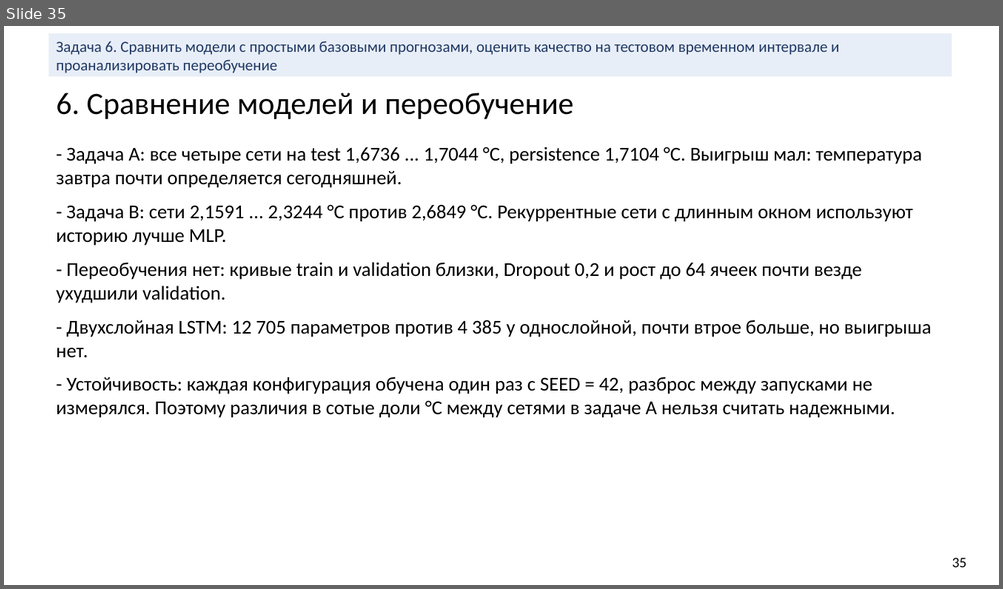
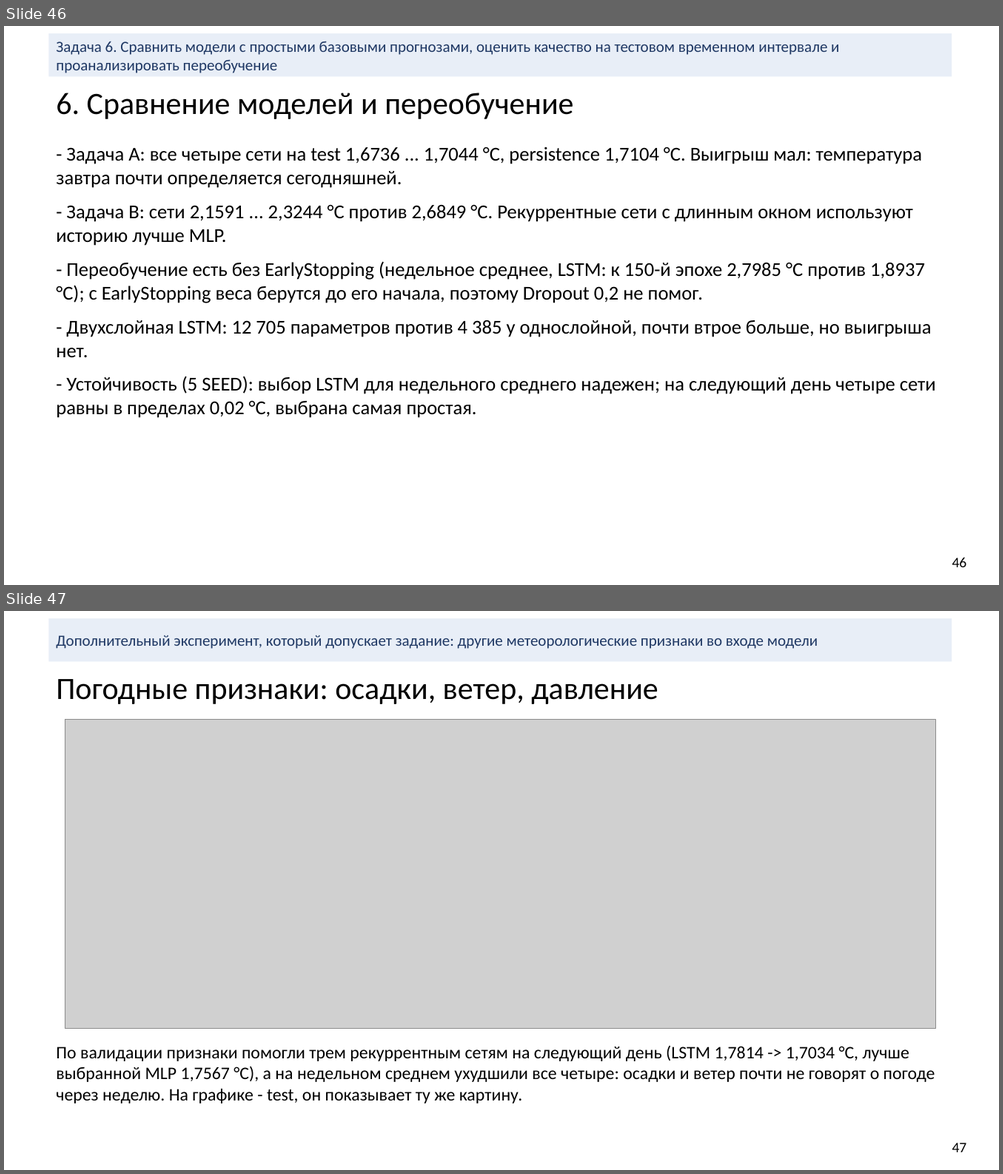
Before and after one commit to bigflyy/nn-uni, a slide deck: labs/lab2/nn-lab-2.pptx. Shown one above the other, each under a label of ours: slide 35 before the commit, slides 46 and 47 after it. The pictures are 1003x589 and 1003x1174 pixels, drawn with LibreOffice and Linux fonts; fonts in the diff are those of the drawing; grey boxes stand for pictures. Boxes give left, top, right and bottom in pixels: in the first picture for what was removed or moved away, otherwise in the second. Text is boxed around its words. In the diff, an @@ line names an element or a change of style, - is before the commit and + after.

Commit message:
lab2: charts in °C, no-EarlyStopping and stability experiments, new deck slides

```diff
--- a/labs/lab2/nn-lab-2.pptx
+++ b/labs/lab2/nn-lab-2.pptx
@@ slide 47 added at box(4, 611, 999, 1170), background #FFFFFF @@
@@ rectangle added at box(48, 618, 951, 662), fill #E8EEF7, 15 pt, text #1F3864 @@
+Дополнительный эксперимент, который допускает задание: другие метеорологические признаки во входе модели
@@ text added at box(56, 679, 658, 704), 30 pt, text #000000 @@
+Погодные признаки: осадки, ветер, давление
@@ picture added at box(65, 719, 936, 1029) @@
@@ text added at box(56, 1046, 935, 1104), 17 pt, text #000000 @@
+По валидации признаки помогли трем рекуррентным сетям на следующий день (LSTM 1,7814 -> 1,7034 °C, лучше выбранной MLP 1,7567 °C), а на недельном среднем ухудшили все четыре: осадки и ветер почти не говорят о погоде через неделю. На графике - test, он показывает ту же картину.
@@ text added at box(952, 1143, 967, 1153), 14 pt, text #000000 @@
+47
@@ what was slide 35 is now slide 46 @@
@@ slide 46 changed as well @@
@@ text at box(56, 261, 925, 304): text changed @@
-- Переобучения нет: кривые train и validation близки, Dropout 0,2 и рост до 64 ячеек почти везде ухудшили validation.
+- Переобучение есть без EarlyStopping (недельное среднее, LSTM: к 150-й эпохе 2,7985 °C против 1,8937 °C); с EarlyStopping веса берутся до его начала, поэтому Dropout 0,2 не помог.
@@ text at box(56, 376, 936, 418): text changed @@
-- Устойчивость: каждая конфигурация обучена один раз с SEED = 42, разброс между запусками не измерялся. Поэтому различия в сотые доли °C между сетями в задаче A нельзя считать надежными.
+- Устойчивость (5 SEED): выбор LSTM для недельного среднего надежен; на следующий день четыре сети равны в пределах 0,02 °C, выбрана самая простая.
@@ text at box(952, 557, 967, 568): text changed @@
-35
+46
```
Also in this commit, not shown: 15 other slides changed, 11 other slides added, 38 other files.
